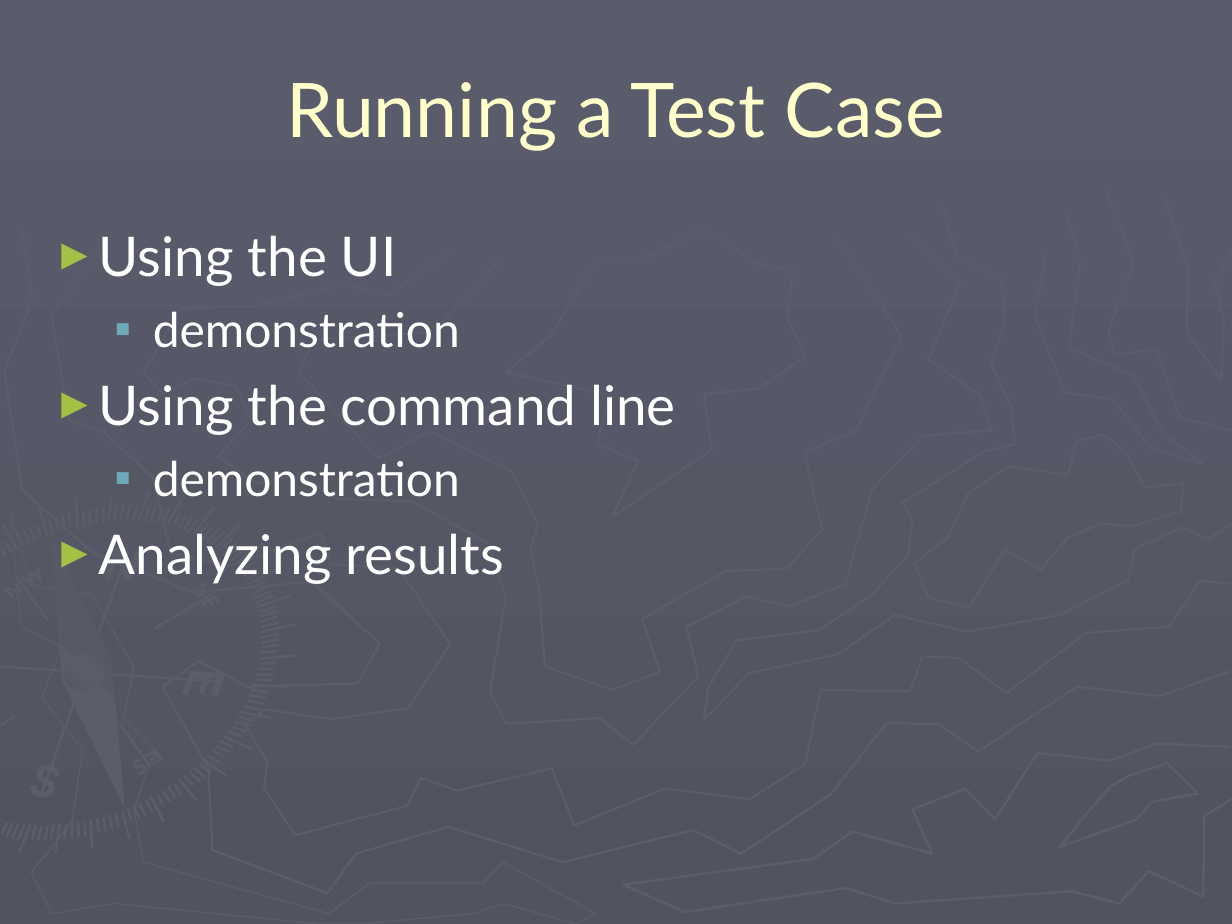
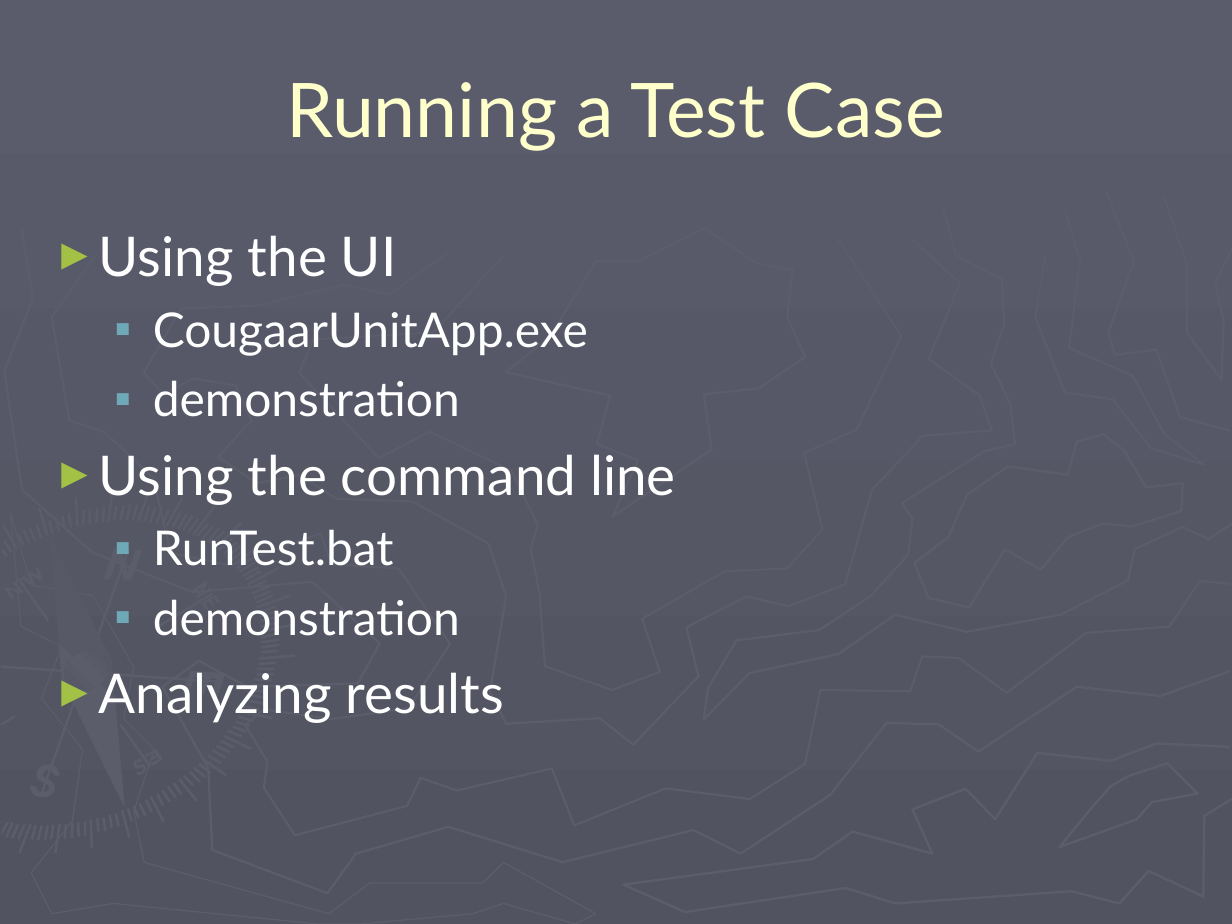
Before and after one commit to codeaudit/cougaar-cougaarunit, a slide deck: slide 14 of CougaarUnit/CougaarUnit Training.ppt (slide 13 before the commit). Drawn at 1232x924 pixels with LibreOffice and Linux fonts; fonts in the diff are those of the drawing. Boxes give left, top, right and bottom in pixels: in the first picture for what was removed or moved away, otherwise in the second. Text is boxed around its words. In the diff, an @@ line names an element or a change of style, - is before the commit and + after.

```diff
--- a/CougaarUnit/CougaarUnit Training.ppt
+++ b/CougaarUnit/CougaarUnit Training.ppt
@@ text at [153, 312, 588, 356]: paragraph added @@
+  ▪ CougaarUnitApp.exe
@@ text at [153, 529, 394, 566]: paragraph added @@
+  ▪ RunTest.bat
```
Also in this commit, not shown: 7 other slides changed, 1 slide added, 38 other files.
